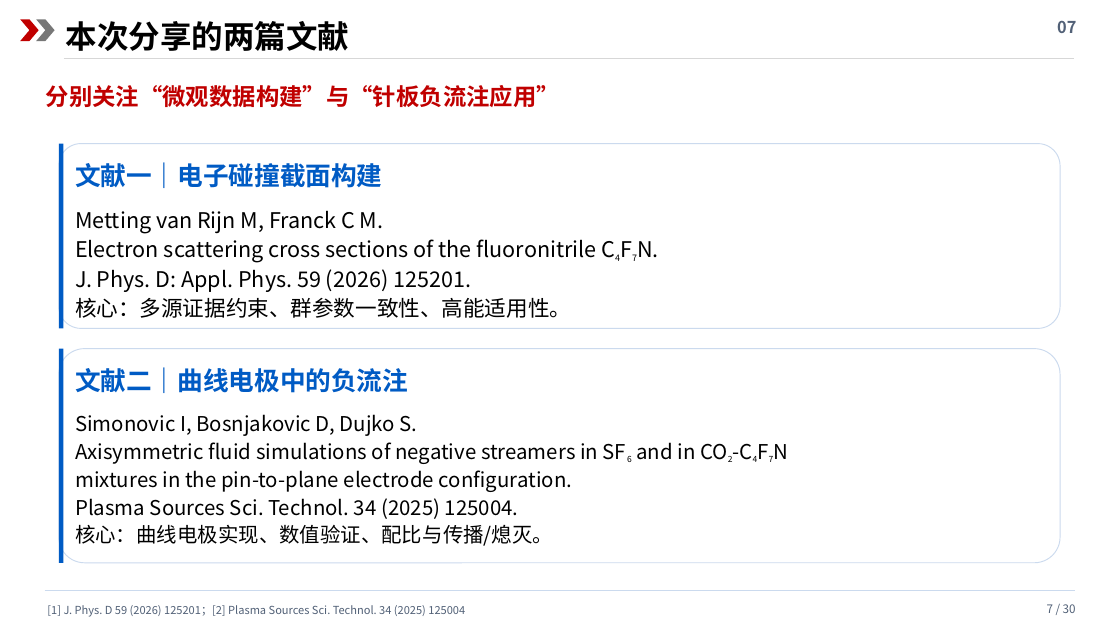
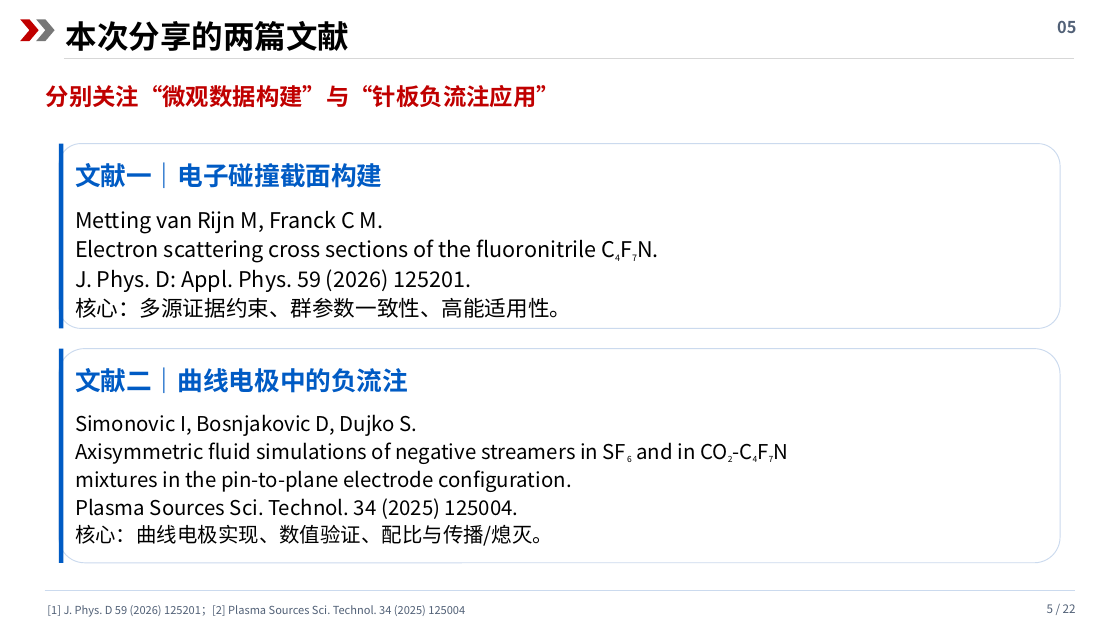
Before and after one commit to cass1223/cassbook, a slide deck: slide 5 of presentations/c4f7n/c4f7n_review.pptx (slide 7 before the commit). Drawn at 1120x630 pixels with LibreOffice and Linux fonts; fonts in the diff are those of the drawing. Boxes give left, top, right and bottom in pixels: in the first picture for what was removed or moved away, otherwise in the second. Text is boxed around its words. In the diff, an @@ line names an element or a change of style, - is before the commit and + after.

```diff
--- a/presentations/c4f7n/c4f7n_review.pptx
+++ b/presentations/c4f7n/c4f7n_review.pptx
@@ text at (x1=1057, y1=20, x2=1076, y2=33): text changed @@
-07
+05
@@ text at (x1=1047, y1=604, x2=1076, y2=613): text changed @@
-7 / 30
+5 / 22
```
Also in this commit, not shown: 20 other slides changed, 1 slide added, 9 slides removed, 4 other files.
